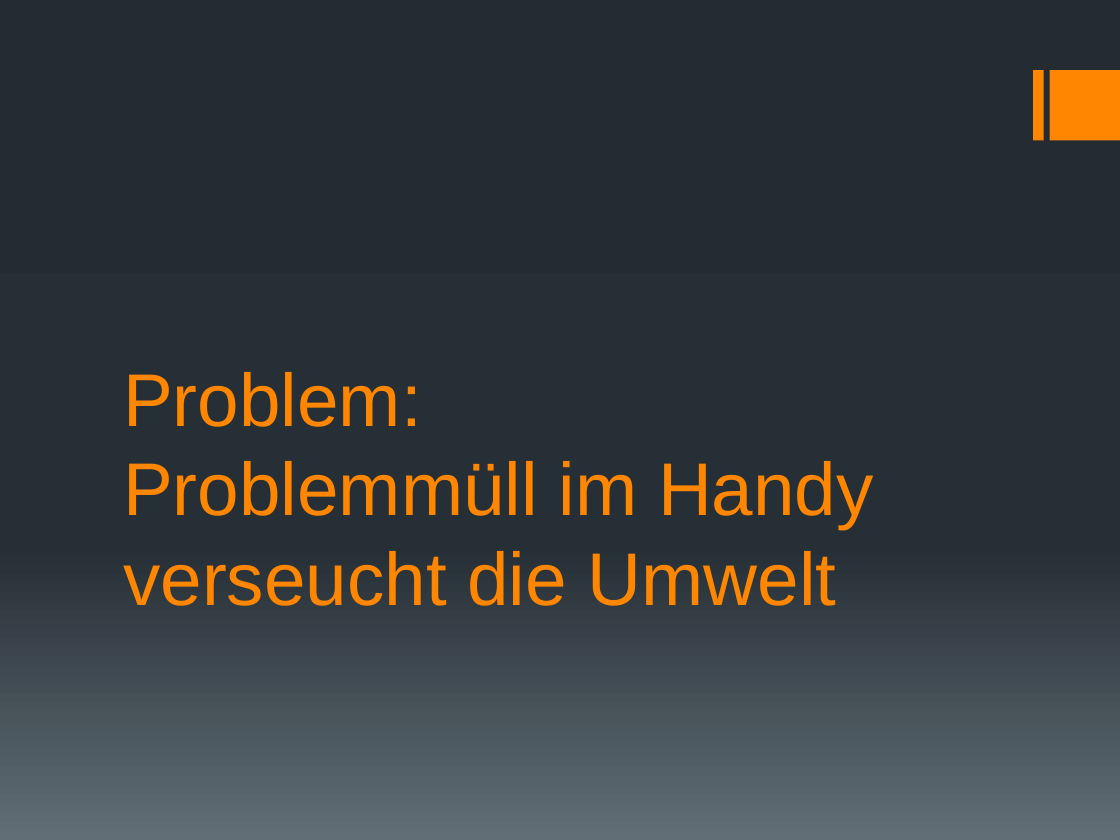
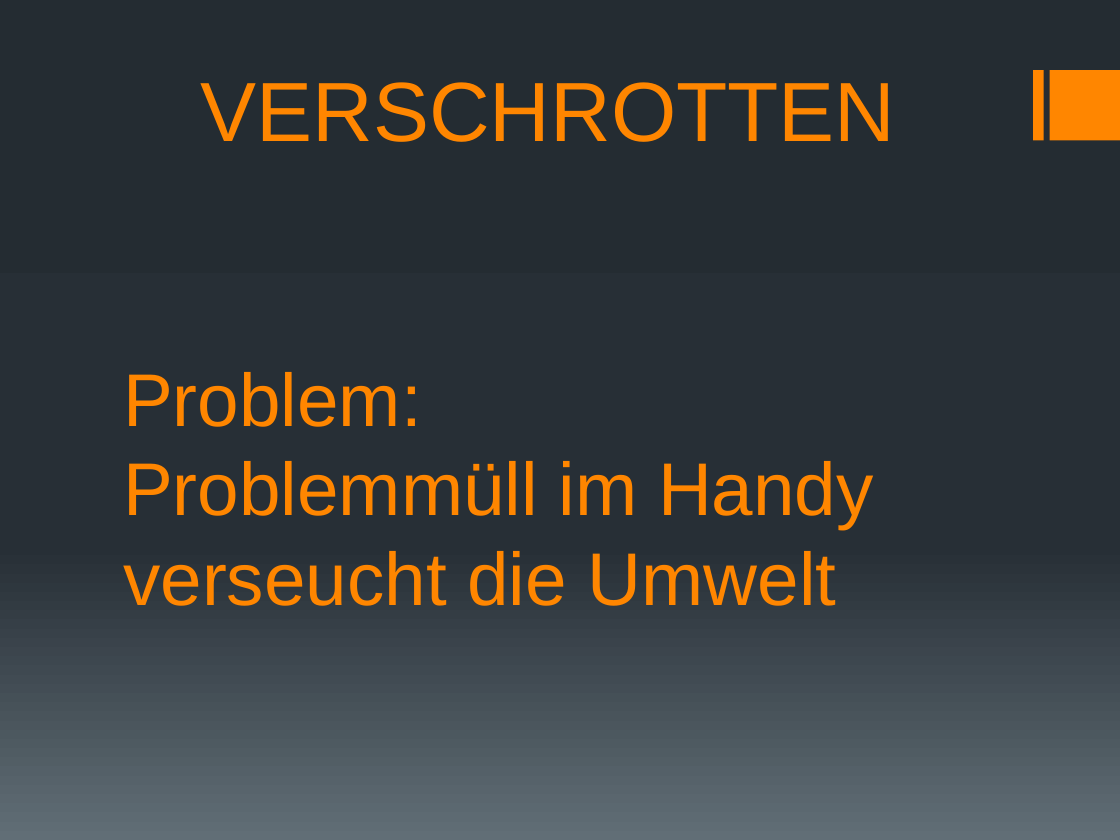
Before and after one commit to GymWenFLL/tpp_presentation, a slide deck: slide 3 of Gesamtpräsentation.pptx (slide 11 before the commit). Drawn at 1120x840 pixels with LibreOffice and Linux fonts; fonts in the diff are those of the drawing. Boxes give left, top, right and bottom in pixels: in the first picture for what was removed or moved away, otherwise in the second. Text is boxed around its words. In the diff, an @@ line names an element or a change of style, - is before the commit and + after.

```diff
--- a/Gesamtpräsentation.pptx
+++ b/Gesamtpräsentation.pptx
@@ text added at [201, 82, 896, 142], 54 pt, text #FF8600 @@
+VERSCHROTTEN
```
Also in this commit, not shown: 9 other slides changed, 12 slides added, 8 slides removed, 2 other files.
